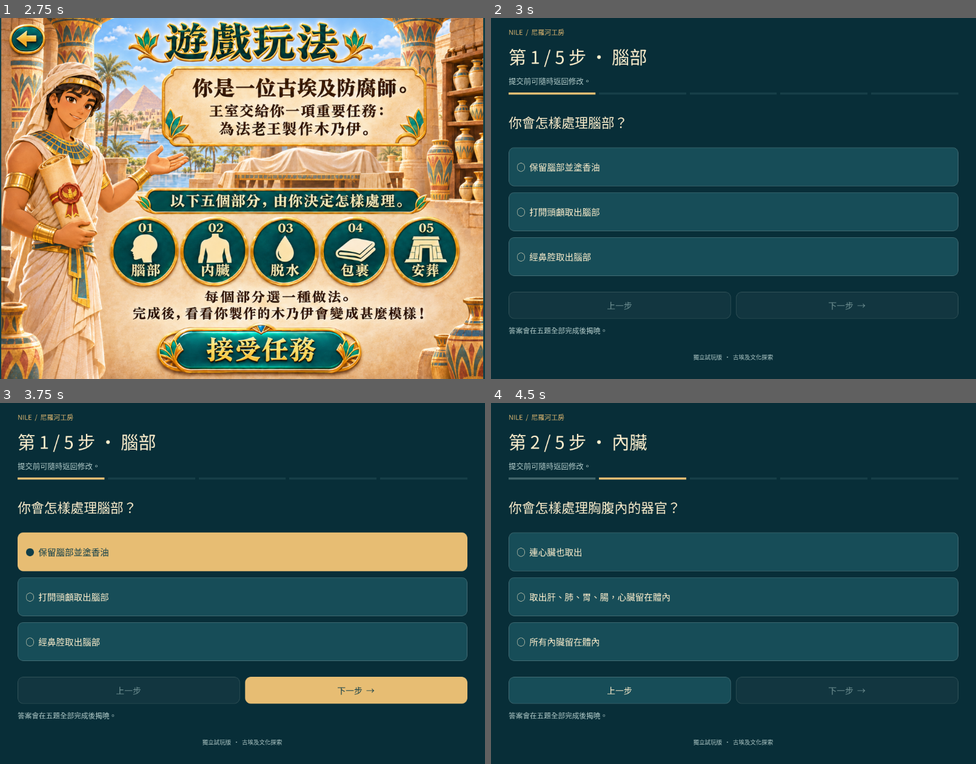
Above: before the commit, frames 1-4 (two rows, left to right).
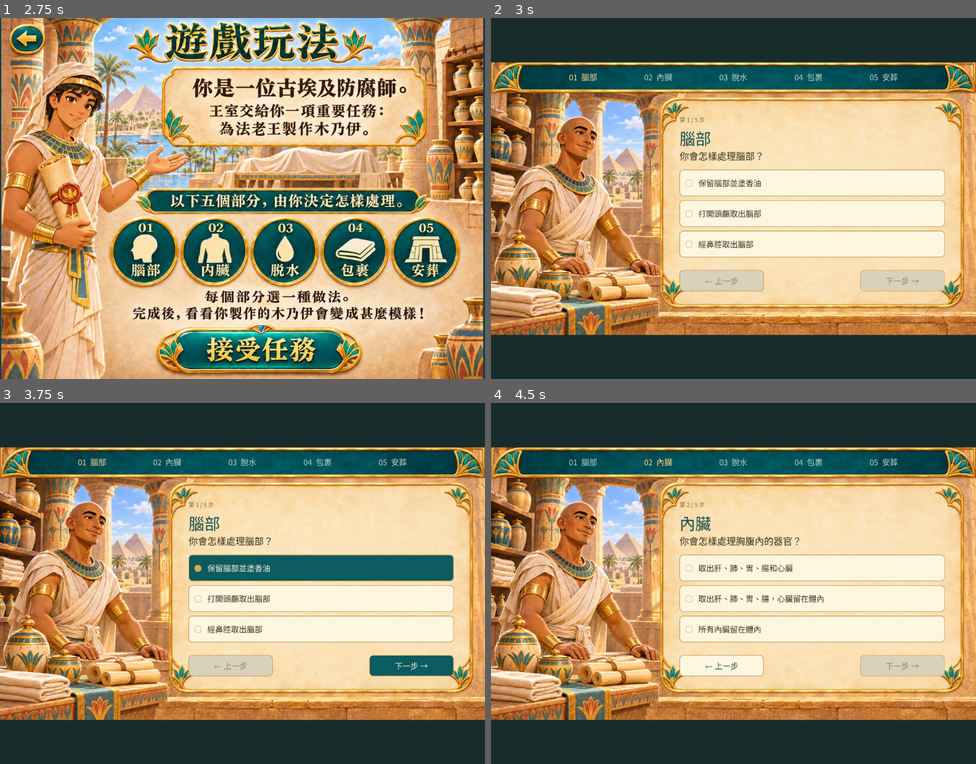
Above: after the commit, the same moments.

Repository: kitlung1107/mummy-workshop
Game: Godot game, scene res://main.tscn
The game is run twice, just before and just after one commit, with the same random seed, the same clock (stepped at 60 frames per second) and the same inputs.
Inputs (mouse positions are in pixels of both pictures, inside the frame that each line leads up to):
- Up to frame 1 (2.75 s): click (242, 339) at 0.5 s; click (29, 39) at 1.25 s; click (242, 339) at 2 s
- Up to frame 2 (3 s): click (752, 350) at 2.75 s
- Up to frame 3 (3.75 s): click (320, 569) at 3.52 s
- Up to frame 4 (4.5 s): click "下一步 →" at 4.25 s

Frame 1 is identical in both runs. In frame 2, 74% of the frame differs, in the area x 0-100%, y 3-95%; in frame 3, 73%; in frame 4, 74%.

Commit message:
feat: integrate illustrated five-question flow
Add the approved question artwork and controls while preserving shuffled option identities, scoring and result effects. Clarify the remove-heart distractor, simplify the linen option, and use 法老王 in the burial question. Include a portable GUI integration test covering seven sizes and all six option permutations.

Diff:
--- a/scripts/content.gd
+++ b/scripts/content.gd
@@ -6,13 +6,13 @@
  "你會怎樣處理胸腹內的器官？",
  "你會用甚麼方法脫水？",
  "你會怎樣填充及包裹身體？",
- "最後，你會怎樣安葬這位法老？"
+ "最後，你會怎樣安葬這位法老王？"
 ]
 const OPTIONS = [
  ["經鼻腔取出腦部", "保留腦部並塗香油", "打開頭顱取出腦部"],
- ["取出肝、肺、胃、腸，心臟留在體內", "連心臟也取出", "所有內臟留在體內"],
+ ["取出肝、肺、胃、腸，心臟留在體內", "取出肝、肺、胃、腸和心臟", "所有內臟留在體內"],
  ["用天然鹼處理約 40 日", "浸清水約 40 日", "浸啤酒約 40 日"],
- ["填充香料、木屑，塗樹脂和油，再包亞麻布", "不填充，直接包亞麻布", "填充並塗油後用紙草包裹"],
+ ["填充香料、木屑，塗樹脂和油，再包亞麻布", "直接包亞麻布", "填充並塗油後用紙草包裹"],
  ["配金色面具並放入棺木", "戴面具但放在棺旁", "入棺但不戴面具"]
 ]
 const WHY = [
--- a/scripts/main.gd
+++ b/scripts/main.gd
@@ -1,6 +1,7 @@
 extends Control
 const Data = preload("res://scripts/content.gd")
 const EntryPages = preload("res://scripts/entry_pages.gd")
+const QuestionPages = preload("res://scripts/question_pages.gd")
 const TEAL = Color("103e49")
 const CREAM = Color("fff0ce")
 const GOLD = Color("e7bd73")
@@ -110,6 +111,9 @@
  compact=size.x<640
  if page in ["home", "instructions"]:
   EntryPages.build(self, page)
+  return
+ if page == "quiz":
+  build_question()
   return
  var back=ColorRect.new()
  back.color=Color("082e38")
@@ -166,51 +170,7 @@
  root_box.add_child(button("返回首頁",func(): page="home"; render()))
 
 func build_question() -> void:
- title("第 %d / 5 步 · %s" % [question+1,Data.LABELS[question]],"提交前可隨時返回修改。")
- var dots=HBoxContainer.new()
- dots.add_theme_constant_override("separation",8)
- root_box.add_child(dots)
- for i in range(5):
-  var dot=ColorRect.new()
-  dot.custom_minimum_size.y=5
-  dot.size_flags_horizontal=Control.SIZE_EXPAND_FILL
-  dot.color=GOLD if i==question else Color("41656b") if answers[i]>=0 else Color("173f48")
-  dots.add_child(dot)
- root_box.add_child(gap(12))
- root_box.add_child(label(Data.QUESTIONS[question],25 if compact else 30))
- root_box.add_child(gap(8))
- for display_i in range(3):
-  var value: int=orders[question][display_i]
-  var chosen: bool=answers[question]==value
-  var row=button("",func(): choose(value),chosen)
-  row.add_theme_stylebox_override("hover",panel_style(Color("efd097") if chosen else Color("235966"),GOLD,12))
-  row.custom_minimum_size.y=94 if compact else 88
-  row.size_flags_horizontal=Control.SIZE_EXPAND_FILL
-  var margin=MarginContainer.new()
-  margin.set_anchors_and_offsets_preset(Control.PRESET_FULL_RECT)
-  margin.add_theme_constant_override("margin_left",18)
-  margin.add_theme_constant_override("margin_right",18)
-  margin.add_theme_constant_override("margin_top",12)
-  margin.add_theme_constant_override("margin_bottom",12)
-  margin.mouse_filter=Control.MOUSE_FILTER_IGNORE
-  row.add_child(margin)
-  var text_node=label(("●  " if chosen else "○  ")+Data.OPTIONS[question][value],20,TEAL if chosen else CREAM)
-  margin.add_child(text_node)
-  root_box.add_child(row)
- root_box.add_child(gap(8))
- var nav=HBoxContainer.new()
- nav.add_theme_constant_override("separation",12)
- root_box.add_child(nav)
- var prev=button("上一步",func(): question-=1; render())
- prev.disabled=question==0
- prev.size_flags_horizontal=Control.SIZE_EXPAND_FILL
- nav.add_child(prev)
- var next=button("完成並揭曉" if question==4 else "下一步  →",next_question,true)
- next.name="NextButton"
- next.size_flags_horizontal=Control.SIZE_EXPAND_FILL
- next.disabled=answers[question]<0
- nav.add_child(next)
- root_box.add_child(label("答案會在五題全部完成後揭曉。",16,MUTED))
+ QuestionPages.build(self)
 
 func choose(value: int) -> void:
  if page!="quiz" or submitted or value<0 or value>2:return
--- /dev/null
+++ b/scripts/question_pages.gd
@@ -0,0 +1,217 @@
+extends RefCounted
+## Presentation only: stable option IDs, answers and scoring remain owned by main/content.
+const Data = preload("res://scripts/content.gd")
+const ART = preload("res://assets/questions/workshop-background.png")
+const INK = Color("164d4e")
+const GOLD = Color("d5ac53")
+const PAPER = Color("fff6df")
+
+static func build(game: Control) -> void:
+ var back := ColorRect.new()
+ back.color=Color("192c2c")
+ back.set_anchors_and_offsets_preset(Control.PRESET_FULL_RECT)
+ back.mouse_filter=Control.MOUSE_FILTER_IGNORE
+ game.add_child(back)
+ if game.size.x >= 960 and game.size.y >= 540:
+  _wide(game)
+ else:
+  _compact(game)
+
+static func _label(game: Control, text: String, font_size: int, color: Color) -> Label:
+ return game.label(text,font_size,color)
+
+static func _style(fill: Color, border: Color, radius: int=12) -> StyleBoxFlat:
+ var style := StyleBoxFlat.new()
+ style.bg_color=fill
+ style.border_color=border
+ style.set_border_width_all(2)
+ style.set_corner_radius_all(radius)
+ style.content_margin_left=20
+ style.content_margin_right=20
+ style.content_margin_top=14
+ style.content_margin_bottom=14
+ return style
+
+static func _button(game: Control, caption: String, action: Callable, primary: bool=false) -> Button:
+ var button := Button.new()
+ button.text=caption
+ button.custom_minimum_size.y=60
+ button.add_theme_font_size_override("font_size",26)
+ button.mouse_default_cursor_shape=Control.CURSOR_POINTING_HAND
+ for state in ["normal","hover","pressed","disabled"]:
+  var fill := Color("0b5b60") if primary else PAPER
+  if state=="hover":fill=Color("16737a") if primary else Color("fffcef")
+  if state=="pressed":fill=Color("06434a") if primary else Color("f0dfb8")
+  if state=="disabled":fill=Color("d9d1b9")
+  button.add_theme_stylebox_override(state,_style(fill,GOLD if primary else Color("b99b61")))
+ var focus := _style(Color.TRANSPARENT,Color("f5b532"))
+ focus.set_border_width_all(4)
+ button.add_theme_stylebox_override("focus",focus)
+ for color_name in ["font_color","font_hover_color","font_pressed_color","font_focus_color"]:
+  button.add_theme_color_override(color_name,PAPER if primary else INK)
+ button.add_theme_color_override("font_disabled_color",Color("887f69"))
+ button.pressed.connect(action)
+ return button
+
+static func _option(game: Control, value: int, small: bool=false) -> Button:
+ var chosen: bool=game.answers[game.question]==value
+ var row := _button(game,"",func(): game.choose(value),chosen)
+ row.name="Option%d"%value
+ row.set_meta("option_id",value)
+ row.set_meta("question_id",game.question)
+ row.custom_minimum_size.y=86 if small else 88
+ row.size_flags_horizontal=Control.SIZE_EXPAND_FILL
+ var margins := MarginContainer.new()
+ margins.set_anchors_and_offsets_preset(Control.PRESET_FULL_RECT)
+ margins.mouse_filter=Control.MOUSE_FILTER_IGNORE
+ for side in ["left","right"]:margins.add_theme_constant_override("margin_"+side,18)
+ for side in ["top","bottom"]:margins.add_theme_constant_override("margin_"+side,14)
+ row.add_child(margins)
+ var contents := HBoxContainer.new()
+ contents.add_theme_constant_override("separation",16)
+ contents.mouse_filter=Control.MOUSE_FILTER_IGNORE
+ margins.add_child(contents)
+ var marker := _label(game,"●" if chosen else "○",26,GOLD if chosen else Color("9f885a"))
+ marker.custom_minimum_size.x=28
+ marker.vertical_alignment=VERTICAL_ALIGNMENT_CENTER
+ contents.add_child(marker)
+ var copy := _label(game,Data.OPTIONS[game.question][value],20 if small else 26,PAPER if chosen else Color("382e21"))
+ copy.name="OptionText"
+ copy.size_flags_horizontal=Control.SIZE_EXPAND_FILL
+ copy.vertical_alignment=VERTICAL_ALIGNMENT_CENTER
+ contents.add_child(copy)
+ # Long translated choices expand in the scrolling layout instead of clipping.
+ if small:
+  var usable: float=maxf(140,game.size.x-128)
+  var lines: int=int(ceil(copy.get_theme_font("font").get_string_size(copy.text,HORIZONTAL_ALIGNMENT_LEFT,-1,20).x/usable))
+  row.custom_minimum_size.y=maxf(86,lines*30+30)
+ return row
+
+static func _steps(game: Control, host: Control, small: bool=false) -> void:
+ var steps := HBoxContainer.new()
+ steps.name="QuestionSteps"
+ steps.add_theme_constant_override("separation",8 if small else 24)
+ steps.set_anchors_and_offsets_preset(Control.PRESET_FULL_RECT)
+ host.add_child(steps)
+ for i in range(5):
+  var active: bool=i==game.question
+  var text := ("%02d\n%s" if small else "%02d  %s")%[i+1,Data.LABELS[i]]
+  var label := _label(game,text,15 if small else 26,Color("ffe4a0") if active else Color("b6d0c9"))
+  label.name="Step%d"%i
+  label.horizontal_alignment=HORIZONTAL_ALIGNMENT_CENTER
+  label.vertical_alignment=VERTICAL_ALIGNMENT_CENTER
+  label.size_flags_horizontal=Control.SIZE_EXPAND_FILL
+  if active:
+   label.add_theme_color_override("font_outline_color",Color("062e32"))
+   label.add_theme_constant_override("outline_size",2)
+  steps.add_child(label)
+
+static func _navigation(game: Control, host: HBoxContainer, small: bool=false) -> void:
+ var prev := _button(game,"← 上一步",func(): game.question-=1;game.render())
+ prev.name="PreviousButton"
+ prev.disabled=game.question==0
+ prev.size_flags_horizontal=Control.SIZE_EXPAND_FILL
+ host.add_child(prev)
+ if not small:
+  var space := Control.new()
+  space.size_flags_horizontal=Control.SIZE_EXPAND_FILL
+  host.add_child(space)
+ var next := _button(game,"提交  ✓" if game.question==4 else "下一步 →",func(): game.next_question(),true)
+ next.name="NextButton"
+ next.disabled=game.answers[game.question]<0
+ next.size_flags_horizontal=Control.SIZE_EXPAND_FILL
+ host.add_child(next)
+ if small:
+  for button in [prev,next]:button.add_theme_font_size_override("font_size",20)
+
+static func _wide(game: Control) -> void:
+ var frame := Control.new()
+ frame.name="QuestionArtwork"
+ frame.size=Vector2(1600,900)
+ var factor: float=minf(game.size.x/1600.0,game.size.y/900.0)
+ frame.scale=Vector2.ONE*factor
+ frame.position=(game.size-frame.size*factor)/2
+ game.add_child(frame)
+ var art := TextureRect.new()
+ art.texture=ART
+ art.expand_mode=TextureRect.EXPAND_IGNORE_SIZE
+ art.set_anchors_and_offsets_preset(Control.PRESET_FULL_RECT)
+ art.mouse_filter=Control.MOUSE_FILTER_IGNORE
+ frame.add_child(art)
+ var progress := Control.new()
+ progress.position=Vector2(192,16)
+ progress.size=Vector2(1216,64)
+ frame.add_child(progress)
+ _steps(game,progress)
+ var panel := Control.new()
+ panel.position=Vector2(622,174)
+ panel.size=Vector2(875,582)
+ frame.add_child(panel)
+ var count := _label(game,"第 %d / 5 步"%[game.question+1],19,Color("7f5d28"))
+ count.position=Vector2(0,0);count.size=Vector2(875,30);panel.add_child(count)
+ var heading := _label(game,Data.LABELS[game.question],52,INK)
+ heading.name="QuestionHeading"
+ heading.position=Vector2(0,37);heading.size=Vector2(875,68);panel.add_child(heading)
+ var prompt := _label(game,Data.QUESTIONS[game.question],31,Color("382e21"))
+ prompt.name="QuestionPrompt"
+ prompt.position=Vector2(0,111);prompt.size=Vector2(875,58);panel.add_child(prompt)
+ for display_index in range(3):
+  var value: int=game.orders[game.question][display_index]
+  var option := _option(game,value)
+  option.position=Vector2(0,180+display_index*101)
+  option.size=Vector2(875,88)
+  panel.add_child(option)
+ var navigation := HBoxContainer.new()
+ navigation.position=Vector2(0,512)
+ navigation.size=Vector2(875,70)
+ navigation.add_theme_constant_override("separation",20)
+ panel.add_child(navigation)
+ _navigation(game,navigation)
+
+static func _compact(game: Control) -> void:
+ var art := TextureRect.new()
+ art.texture=ART
+ art.expand_mode=TextureRect.EXPAND_IGNORE_SIZE
+ art.stretch_mode=TextureRect.STRETCH_KEEP_ASPECT_COVERED
+ art.modulate=Color(0.48,0.48,0.42)
+ art.set_anchors_and_offsets_preset(Control.PRESET_FULL_RECT)
+ art.mouse_filter=Control.MOUSE_FILTER_IGNORE
+ game.add_child(art)
+ var scroll := ScrollContainer.new()
+ scroll.name="QuestionScroll"
+ scroll.set_anchors_and_offsets_preset(Control.PRESET_FULL_RECT)
+ scroll.horizontal_scroll_mode=ScrollContainer.SCROLL_MODE_DISABLED
+ game.add_child(scroll)
+ var margins := MarginContainer.new()
+ margins.size_flags_horizontal=Control.SIZE_EXPAND_FILL
+ for side in ["top","bottom","left","right"]:margins.add_theme_constant_override("margin_"+side,16)
+ scroll.add_child(margins)
+ var stack := VBoxContainer.new()
+ stack.size_flags_horizontal=Control.SIZE_EXPAND_FILL
+ stack.add_theme_constant_override("separation",14)
+ margins.add_child(stack)
+ var header := PanelContainer.new()
+ header.custom_minimum_size.y=76
+ header.add_theme_stylebox_override("panel",_style(Color("0b5056"),GOLD))
+ stack.add_child(header)
+ var step_host := Control.new()
+ step_host.custom_minimum_size.y=46
+ header.add_child(step_host)
+ _steps(game,step_host,true)
+ var paper := PanelContainer.new()
+ paper.add_theme_stylebox_override("panel",_style(Color("fff3dcee"),GOLD,18))
+ stack.add_child(paper)
+ var body := VBoxContainer.new()
+ body.add_theme_constant_override("separation",14)
+ body.size_flags_horizontal=Control.SIZE_EXPAND_FILL
+ paper.add_child(body)
+ body.add_child(_label(game,"第 %d / 5 步"%[game.question+1],16,Color("7f5d28")))
+ var heading := _label(game,Data.LABELS[game.question],34,INK)
+ heading.name="QuestionHeading";body.add_child(heading)
+ var prompt := _label(game,Data.QUESTIONS[game.question],22,Color("382e21"))
+ prompt.name="QuestionPrompt";body.add_child(prompt)
+ for value in game.orders[game.question]:body.add_child(_option(game,value,true))
+ var navigation := HBoxContainer.new()
+ navigation.add_theme_constant_override("separation",12)
+ body.add_child(navigation)
+ _navigation(game,navigation,true)
--- /dev/null
+++ b/tests/test_question_flow.gd
@@ -0,0 +1,112 @@
+extends SceneTree
+const Data=preload("res://scripts/content.gd")
+var game: Control
+var failures: Array=[]
+var checks=0
+var destination="res://review/questions"
+func _initialize() -> void:
+ for argument in OS.get_cmdline_user_args():
+  if argument.begins_with("--output-dir="):
+   destination=argument.trim_prefix("--output-dir=")
+ run.call_deferred()
+func check(ok: bool, message: String) -> void:
+ checks+=1
+ if not ok:failures.append(message);push_error(message)
+func settle() -> void:
+ for i in range(5):await process_frame
+func button(id: String) -> Button:
+ return game.find_child(id,true,false) as Button
+func click(id: String) -> void:
+ var control=button(id)
+ check(control!=null,"button exists "+id)
+ if control==null:return
+ for scroll_name in ["QuestionScroll","EntryScroll"]:
+  var scroll=game.find_child(scroll_name,true,false) as ScrollContainer
+  if scroll:scroll.ensure_control_visible(control);await settle()
+ var point=control.get_global_rect().get_center()
+ check(Rect2(Vector2.ZERO,Vector2(root.size)).has_point(point),"visible click "+id)
+ for down in [true,false]:
+  var event=InputEventMouseButton.new()
+  event.button_index=MOUSE_BUTTON_LEFT;event.pressed=down
+  event.position=point;event.global_position=point
+  Input.parse_input_event(event)
+  await process_frame
+ await settle()
+func screenshot(name: String) -> void:
+ await RenderingServer.frame_post_draw
+ check(root.get_texture().get_image().save_png(destination+"/"+name+".png")==OK,"capture "+name)
+func run() -> void:
+ DirAccess.make_dir_recursive_absolute(destination)
+ game=load("res://main.tscn").instantiate()
+ root.add_child(game);await settle()
+ check(Data.OPTIONS[1][0]=="取出肝、肺、胃、腸，心臟留在體內","correct organ identity preserved")
+ check(Data.OPTIONS[1][1]=="取出肝、肺、胃、腸和心臟","remove-heart distractor wording")
+ check(Data.OPTIONS[3][1]=="直接包亞麻布","no-filling distractor wording")
+ var sizes=[Vector2i(1600,900),Vector2i(1100,820),Vector2i(1366,768),Vector2i(1024,768),Vector2i(768,1024),Vector2i(390,844),Vector2i(844,390)]
+ for viewport_size in sizes:
+  root.size=viewport_size;game.page="home";game.render();await settle()
+  var suffix="%dx%d"%[viewport_size.x,viewport_size.y]
+  if viewport_size==sizes[0]:await screenshot("home-"+suffix)
+  await click("StartGame")
+  check(game.page=="instructions","home to instructions "+suffix)
+  if viewport_size==sizes[0]:await screenshot("instructions-"+suffix)
+  await click("AcceptMission")
+  check(game.page=="quiz" and game.question==0,"instructions to quiz "+suffix)
+  var values=[0,1,2,1,0]
+  for q in range(5):
+   check(game.question==q,"question navigation "+suffix)
+   check(button("NextButton").disabled,"unanswered next disabled "+suffix)
+   var order: Array=game.orders[q].duplicate()
+   for display_i in range(3):
+    var value: int=order[display_i]
+    var option=button("Option%d"%value)
+    var copy=option.find_child("OptionText",true,false) as Label
+    check(copy.text==Data.OPTIONS[q][value],"stable shuffled label %s q%d id%d"%[suffix,q,value])
+    check(option.get_meta("option_id")==value,"stable option identity")
+    check(option.get_global_rect().size.y>=44,"touch target "+suffix)
+    check(copy.get_line_count()==copy.get_visible_line_count(),"no option text clipping %s q%d id%d"%[suffix,q,value])
+   if viewport_size==sizes[0]:await screenshot("question-%02d-"%[q+1]+suffix)
+   if q==3 and viewport_size!=sizes[0]:await screenshot("wrapping-"+suffix)
+   await click("Option%d"%values[q])
+   check(game.answers[q]==values[q],"actual click records stable id "+suffix)
+   check(not button("NextButton").disabled,"selection enables next")
+   if q==1:
+    if viewport_size==sizes[0]:await screenshot("organs-selected-"+suffix)
+    await click("PreviousButton")
+    check(game.question==0 and game.answers[1]==1 and game.answers[0]==0,"back preserves selections")
+    await click("NextButton")
+    check(game.question==1 and game.orders[1]==order,"back preserves shuffled order")
+   await click("NextButton")
+  check(game.page=="result","five questions reach result "+suffix)
+  check(game.completion_records.back().score==40,"mixed shuffled selection scores 40 "+suffix)
+  check(game.completion_records.back().correct_by_question==[true,false,false,false,true],"per-question correctness preserved")
+  check(Data.visual_rules(game.answers).hollow and Data.visual_rules(game.answers).beer,"original effects preserved")
+  if viewport_size==sizes[0]:await screenshot("result-"+suffix)
+  game.open_detail(1);await settle()
+  check(game.dialog_question==1,"result organ explanation opens")
+  game.close_detail();await settle()
+ # Exhaust every displayed permutation, using real button input for each stable identity.
+ root.size=Vector2i(1100,820)
+ var permutations=[[0,1,2],[0,2,1],[1,0,2],[1,2,0],[2,0,1],[2,1,0]]
+ for permutation in permutations:
+  for q in range(5):
+   game.new_attempt();game.page="quiz";game.question=q;game.orders[q]=permutation.duplicate();game.render();await settle()
+   for value in permutation:
+    await click("Option%d"%value)
+    check(game.answers[q]==value,"all six permutations preserve clicked id")
+    check(Data.correct(game.answers)[q]==(value==0),"all six permutations preserve correctness")
+ # Keyboard selection is still operable.
+ game.new_attempt();game.page="quiz";game.render();await settle()
+ button("Option1").grab_focus()
+ for down in [true,false]:
+  var key=InputEventKey.new();key.keycode=KEY_ENTER;key.pressed=down
+  Input.parse_input_event(key);await process_frame
+ await settle()
+ check(game.answers[0]==1,"keyboard Enter chooses stable answer")
+ var report={"checks":checks,"failures":failures,"sizes":sizes.map(func(s):return str(s)),"permutations":6,"input":"Godot GUI mouse and keyboard events","scope":"entry flow, five question layouts, navigation, stable shuffled choices, scoring, original effects and result"}
+ var file=FileAccess.open(destination+"/question-integration-report.json",FileAccess.WRITE)
+ file.store_string(JSON.stringify(report,"  "))
+ print(JSON.stringify(report))
+ game.queue_free()
+ await settle()
+ quit(0 if failures.is_empty() else 1)
Binary file added: assets/questions/workshop-background.png
Not shown, added: assets/questions/workshop-background.png.import
Not shown, added: scripts/question_pages.gd.uid
Not shown, added: tests/test_question_flow.gd.uid
